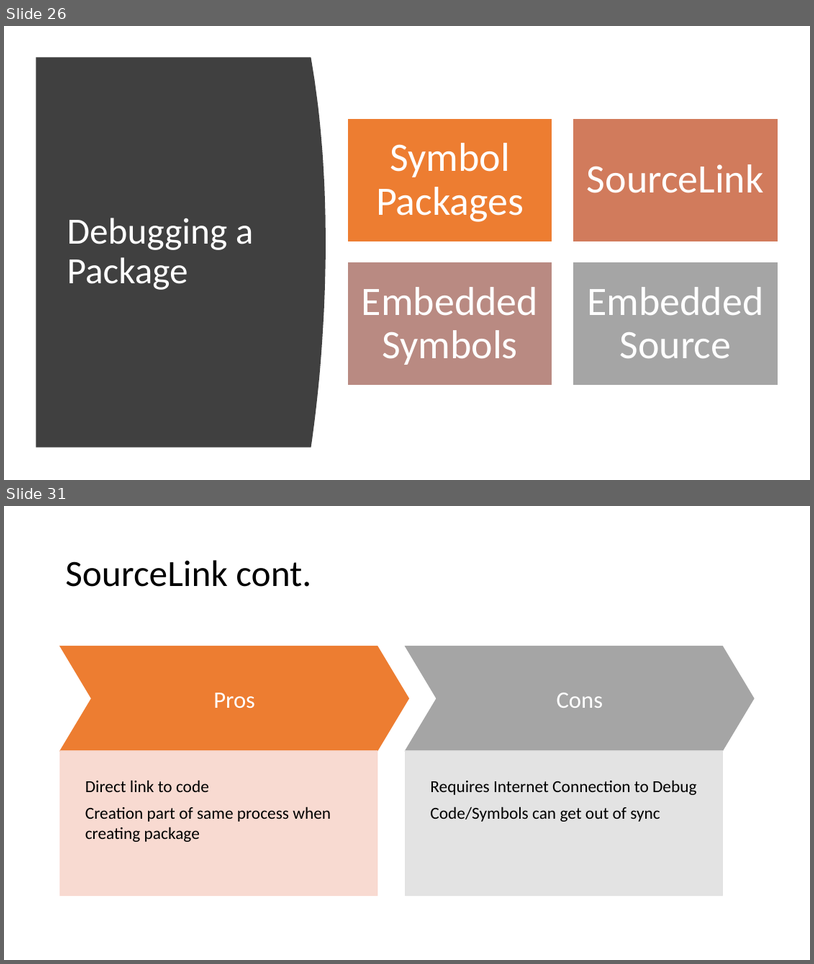
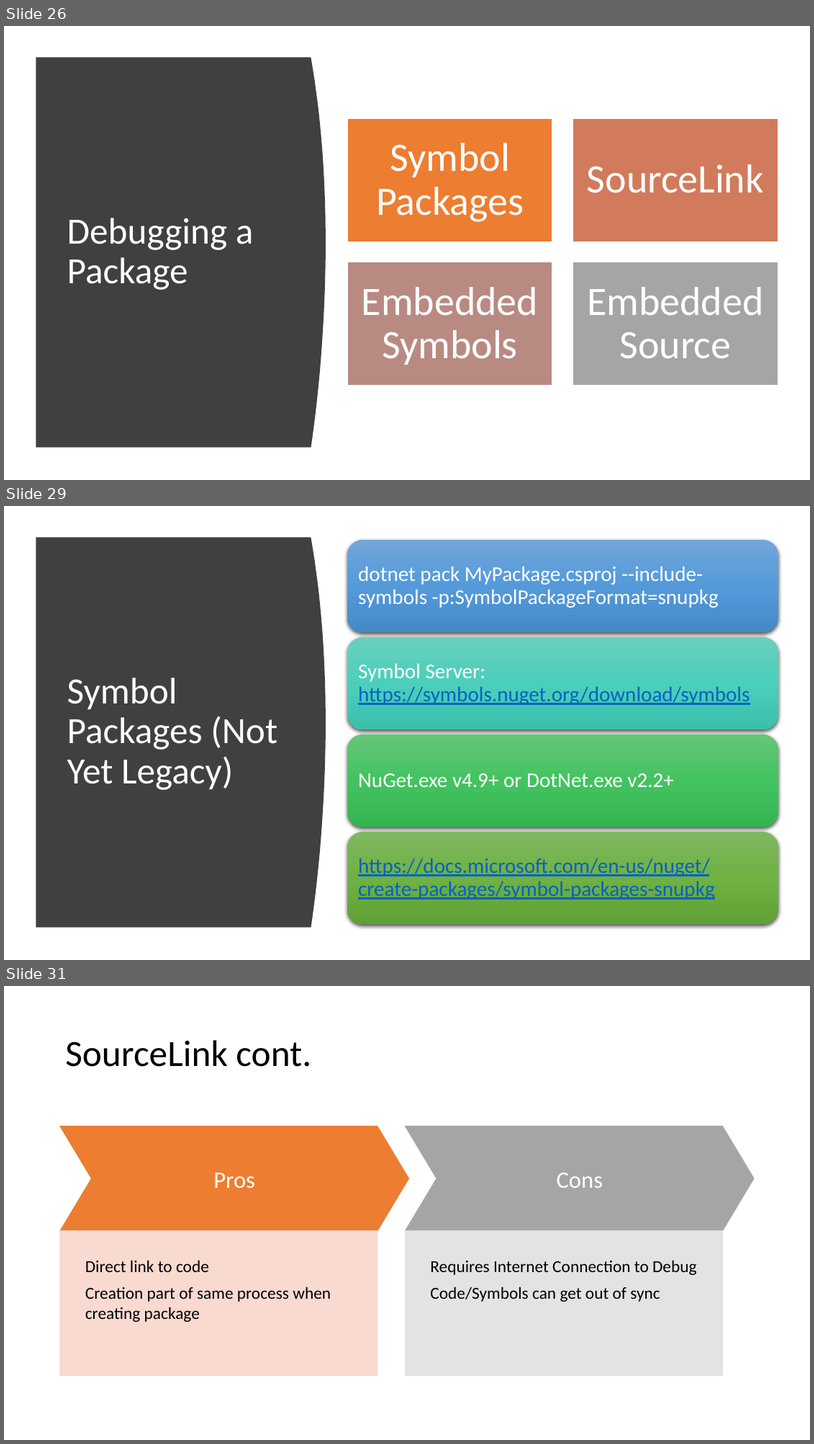
Before and after one commit to ProgrammerAL/Presentations-2019, a slide deck: 01-10 - ONETUG - Working with NuGet Packages/Presentation.pptx. Shown one above the other, each under a label of ours: slides 26 and 31 before the commit, slides 26, 29 and 31 after it; the slides between them are not shown. The pictures are 814x964 and 814x1444 pixels, drawn with LibreOffice and Linux fonts; fonts in the diff are those of the drawing. Boxes give left, top, right and bottom in pixels: in the first picture for what was removed or moved away, otherwise in the second. Text is boxed around its words. In the diff, an @@ line names an element or a change of style, - is before the commit and + after.

```diff
--- a/01-10 - ONETUG - Working with NuGet Packages/Presentation.pptx
+++ b/01-10 - ONETUG - Working with NuGet Packages/Presentation.pptx
@@ slide 29 added at [4,506,810,960], background #FFFFFF @@
@@ freeform shape added at [36,538,326,927], fill #404040 @@
@@ title added at [67,677,278,790], 44 pt, text #FFFFFF @@
+Symbol Packages (Not Yet Legacy)
@@ group added at [347,540,778,924]: 4 rounded rectangles, 4 texts @@
+dotnet pack MyPackage.csproj --include-symbols -p:SymbolPackageFormat=snupkg
+Symbol Server: https://symbols.nuget.org/download/symbols
+NuGet.exe v4.9+ or DotNet.exe v2.2+
+https://docs.microsoft.com/en-us/nuget/create-packages/symbol-packages-snupkg
```
Also in this commit, not shown: 4 slides changed, 1 other slide added, 2 slides removed, 8 other files.
